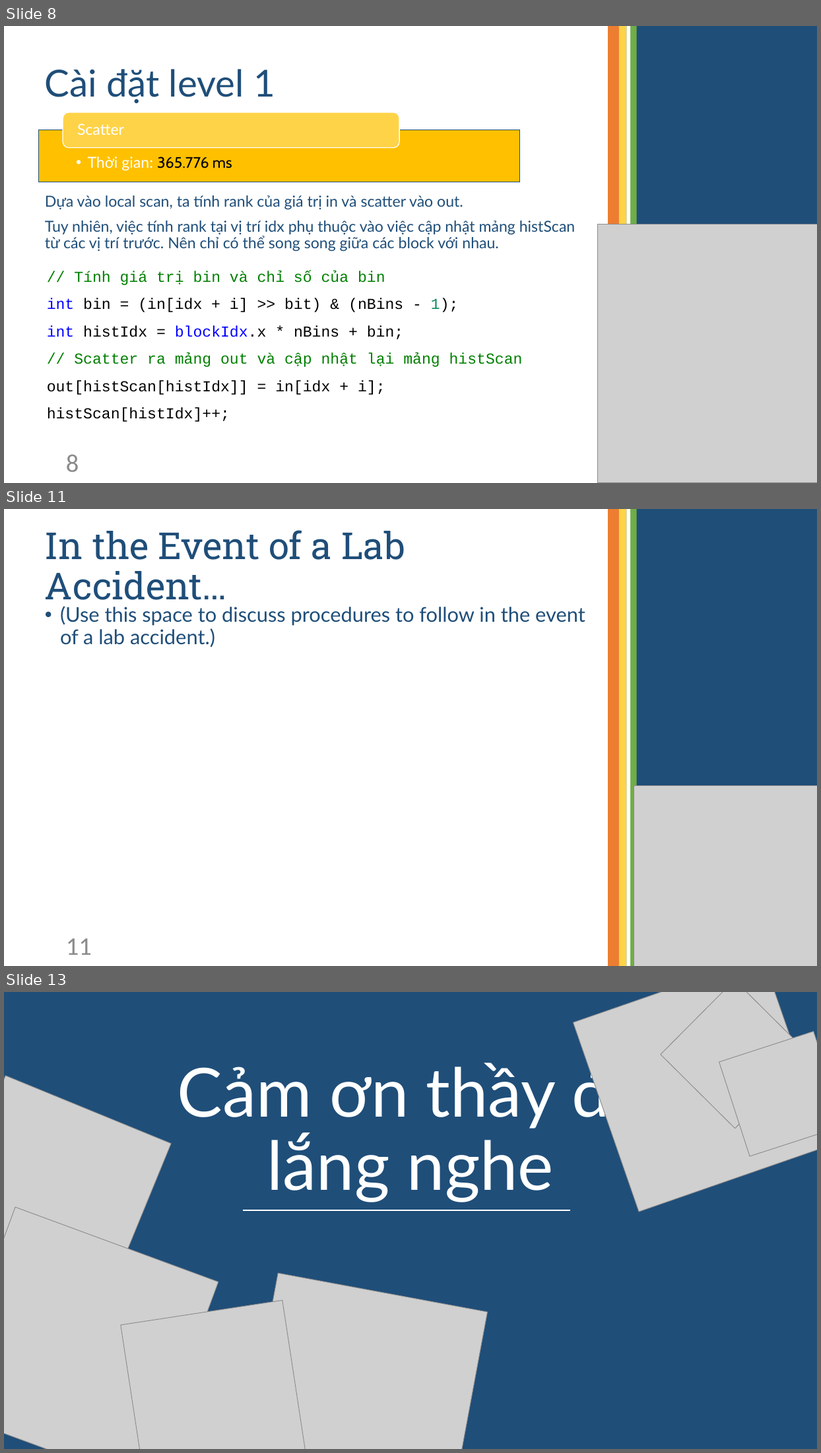
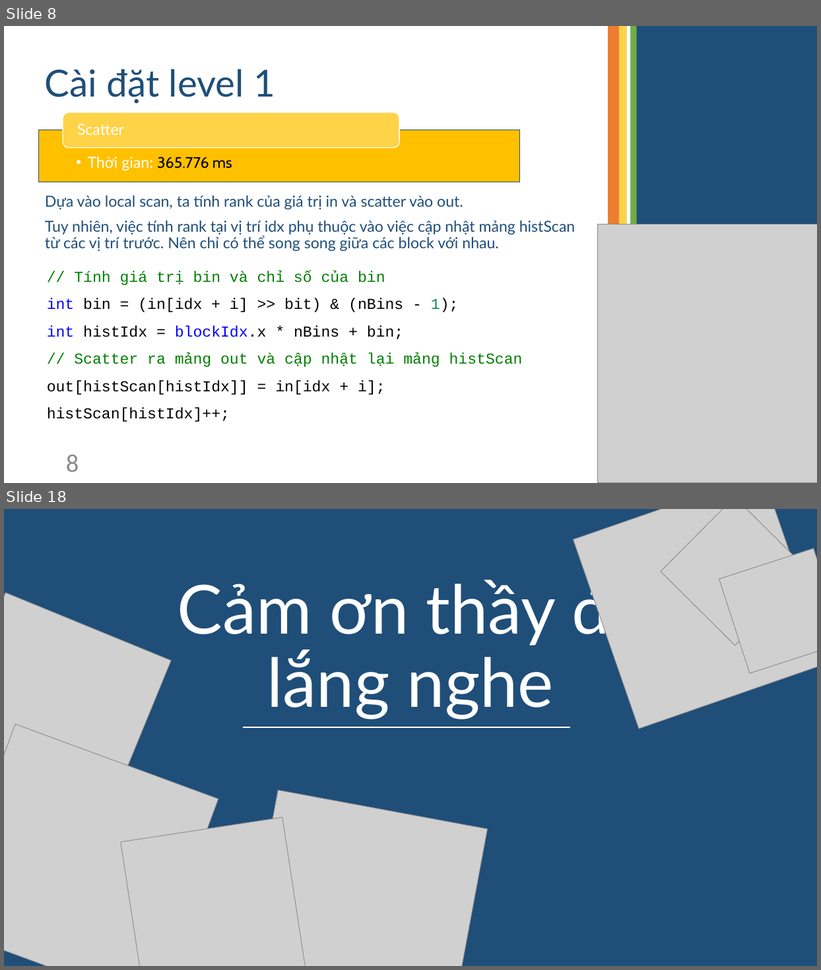
Before and after one commit to TruongNgocTai/GPU_finalProject, a slide deck: Radix Sort.pptx. Shown one above the other, each under a label of ours: slides 8, 11 and 13 before the commit, slides 8 and 18 after it; the slides between them are not shown. The pictures are 821x1453 and 821x970 pixels, drawn with LibreOffice and Linux fonts; fonts in the diff are those of the drawing; grey boxes stand for pictures. Boxes give left, top, right and bottom in pixels: in the first picture for what was removed or moved away, otherwise in the second. Text is boxed around its words. In the diff, an @@ line names an element or a change of style, - is before the commit and + after.

```diff
--- a/Radix Sort.pptx
+++ b/Radix Sort.pptx
@@ slide 11 removed at [4, 509, 817, 966], background #FFFFFF @@
@@ title removed at [45, 530, 405, 608] @@
-In the Event of a Lab Accident…
@@ text removed at [60, 606, 585, 648] @@
-• (Use this space to discuss procedures to follow in the event of a lab accident.)
@@ group removed at [608, 509, 817, 966]: 5 rectangles, 1 picture @@
@@ page number removed at [66, 939, 92, 955] @@
-11
@@ what was slide 13 is now slide 18 @@
```
Also in this commit, not shown: 4 slides changed, 8 slides added, 2 other slides removed, 1 other file.
